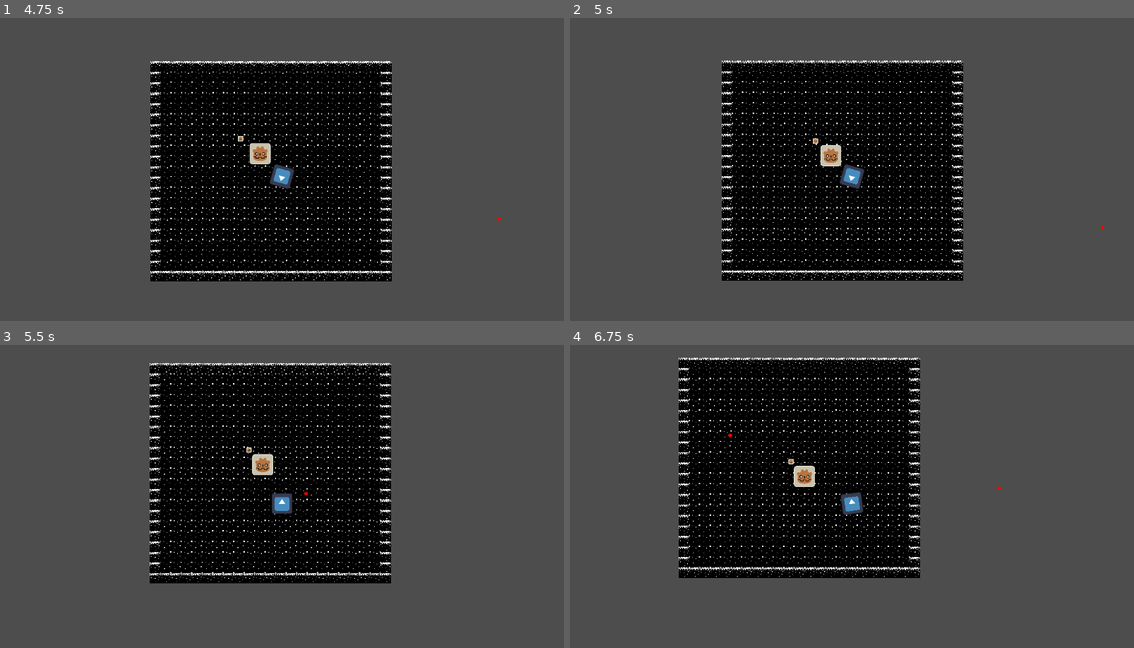
Above: before the commit, frames 1-4 (two rows, left to right).
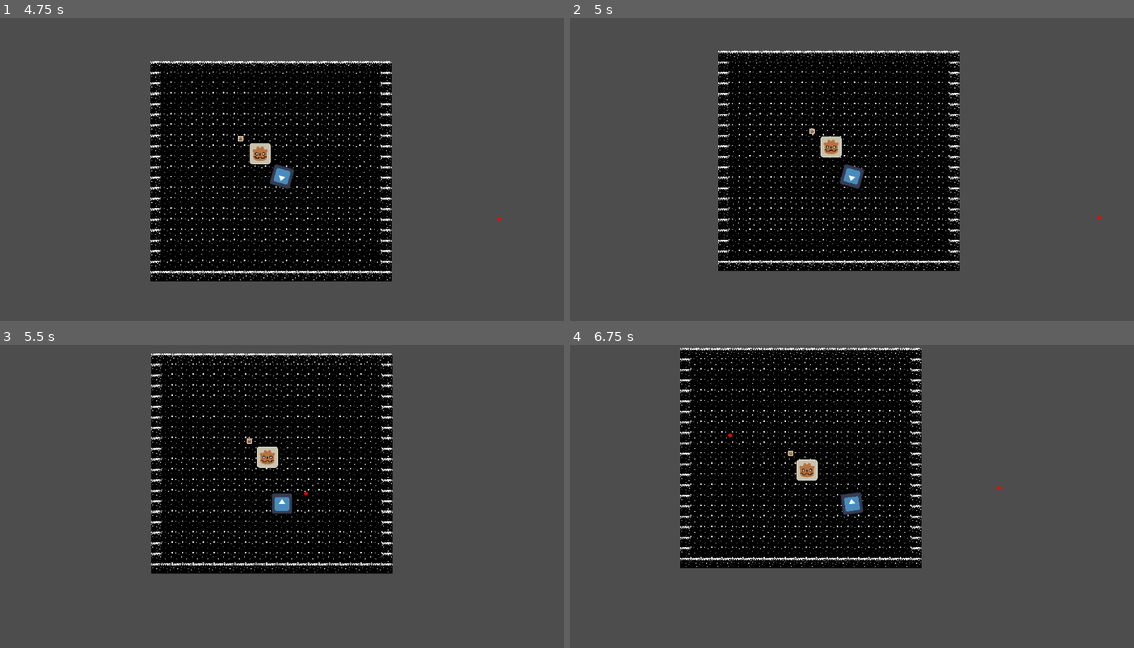
Above: after the commit, the same moments.

Repository: bluebanana21/Hemogoblin
Game: Godot game, scene res://scenes/main_world.tscn
Same seed, same stepped clock (60 frames per second), same inputs: the game is played once before the commit and once after it. The engine's default icon, where the game draws it, is replaced by a stand-in: a white triangle on a blue panel in a dark square.
Inputs (mouse positions are in pixels of both pictures, inside the frame that each line leads up to):
- Up to frame 1 (4.75 s): move the mouse to (406, 160) at 0.52 s; hold D (right) 0.53-1.28 s; hold Right mouse button (absorb_blood) 0.53-1.28 s; click (406, 160) at 0.8 s; move the mouse to (169, 193) at 1.27 s; hold S (down) 1.28-2.03 s; click (169, 193) at 1.35 s; tap Shift (get_info, bound only after the commit) at 1.55, 3.8, 4.35 s; move the mouse to (338, 105) at 2.02 s; hold D (right) 2.03-2.78 s; hold Shift (get_info, bound only after the commit) 2.03-2.78 s; right-click (338, 105) at 2.3 s; move the mouse to (253, 239) at 2.77 s; hold W (up) 2.78-3.53 s; right-click (253, 239) at 2.85 s; click (253, 239) at 3.05 s; move the mouse to (451, 224) at 3.52 s; press the mouse at (451, 224) at 3.53 s; hold A (left) from 3.53 s (still down); move the mouse to (112, 130) at 4.27 s; release the mouse at (112, 130) at 4.28 s; right-click (112, 130) at 4.55 s
- Up to frame 2 (5 s): keep holding A (left)
- Up to frame 3 (5.5 s): move the mouse to (310, 502) at 5.02 s; release A (left) at 5.03 s; hold S (down) from 5.03 s (still down); hold Right mouse button (absorb_blood) from 5.03 s (still down); click (310, 502) at 5.3 s
- Up to frame 4 (6.75 s): move the mouse to (767, 423) at 5.77 s; release S (down) at 5.78 s; release Right mouse button (absorb_blood) at 5.78 s; hold D (right) 5.78-6.53 s; click (767, 423) at 5.85 s; tap Shift (get_info, bound only after the commit) at 6.05 s; move the mouse to (976, 487) at 6.52 s; hold W (up) from 6.53 s (still down); hold Shift (get_info, bound only after the commit) from 6.53 s (still down)

Frame 1 is identical in both runs. In frame 2, 8.2% of the frame differs, in the area x 26-95%, y 10-87%; in frame 3, 8.1%; in frame 4, 8.0%.

Commit message:
enemy AI done

Diff:
--- a/project.godot
+++ b/project.godot
@@ -23,6 +23,9 @@
 [global_group]
 
 enemies=""
+"blood splatters"=""
+"blood detection"=""
+player=""
 
 [input]
 
@@ -56,6 +59,11 @@
 "events": [Object(InputEventMouseButton,"resource_local_to_scene":false,"resource_name":"","device":-1,"window_id":0,"a …(253 unchanged characters)…
 ]
 }
+get_info={
+"deadzone": 0.2,
+"events": [Object(InputEventKey,"resource_local_to_scene":false,"resource_name":"","device":-1,"window_id":0,"alt_pressed":false,"shift_pressed":false,"ctrl_pressed":false,"meta_pressed":false,"pressed":false,"keycode":0,"physical_keycode":4194325,"key_label":0,"unicode":0,"location":0,"echo":false,"script":null)
+]
+}
 
 [rendering]
 
--- a/scenes/blood_splatter.tscn
+++ b/scenes/blood_splatter.tscn
@@ -1,6 +1,17 @@
-[gd_scene load_steps=2 format=3 uid="uid://dgaiwp1faqdv6"]
+[gd_scene load_steps=4 format=3 uid="uid://dgaiwp1faqdv6"]
 
 [ext_resource type="Texture2D" uid="uid://2pq8f2t52fif" path="res://assets/art/blood_splatter.png" id="1_4ixp3"]
+[ext_resource type="Script" uid="uid://bk7yra4ux8aua" path="res://scripts/blood_splatter.gd" id="2_jhjh3"]
 
-[node name="BloodSplatter" type="Sprite2D"]
+[sub_resource type="CircleShape2D" id="CircleShape2D_jhjh3"]
+radius = 15.0
+
+[node name="BloodSplatter" type="Area2D" groups=["blood splatters"]]
+collision_layer = 4
+script = ExtResource("2_jhjh3")
+
+[node name="CollisionShape2D" type="CollisionShape2D" parent="."]
+shape = SubResource("CircleShape2D_jhjh3")
+
+[node name="Sprite2D" type="Sprite2D" parent="."]
 texture = ExtResource("1_4ixp3")
--- a/scenes/bullet.tscn
+++ b/scenes/bullet.tscn
@@ -7,12 +7,8 @@
 radius = 3.0
 
 [node name="Bullet" type="Area2D"]
-collision_layer = 0
-collision_mask = 2
+collision_mask = 3
 script = ExtResource("1_y25gk")
-
-[node name="CollisionShape2D" type="CollisionShape2D" parent="."]
-shape = SubResource("CircleShape2D_mkf8s")
 
 [node name="Sprite2D" type="Sprite2D" parent="."]
 texture = ExtResource("1_mkf8s")
@@ -22,5 +18,8 @@
 one_shot = true
 autostart = true
 
+[node name="CollisionShape2D" type="CollisionShape2D" parent="."]
+shape = SubResource("CircleShape2D_mkf8s")
+
 [connection signal="body_entered" from="." to="." method="_on_body_entered"]
 [connection signal="timeout" from="Timer" to="." method="_on_timer_timeout"]
--- a/scenes/gobiln.tscn
+++ b/scenes/gobiln.tscn
@@ -1,21 +1,30 @@
-[gd_scene load_steps=4 format=3 uid="uid://drgdshp1h64v"]
+[gd_scene load_steps=5 format=3 uid="uid://drgdshp1h64v"]
 
 [ext_resource type="Script" uid="uid://bdefipaqxyio3" path="res://scripts/gobiln.gd" id="1_g7g7t"]
 [ext_resource type="Texture2D" uid="uid://bodvi34m573d1" path="res://goblin_icon.png" id="2_4hyj7"]
 
+[sub_resource type="RectangleShape2D" id="RectangleShape2D_g7g7t"]
+size = Vector2(96, 104)
+
 [sub_resource type="RectangleShape2D" id="RectangleShape2D_7i380"]
-size = Vector2(138, 138)
+size = Vector2(120, 120)
 
 [node name="Gobiln" type="CharacterBody2D" groups=["enemies"]]
 scale = Vector2(0.25, 0.25)
-collision_layer = 3
+collision_layer = 2
 script = ExtResource("1_g7g7t")
 speed = 800.0
+
+[node name="CollisionShape2D" type="CollisionShape2D" parent="."]
+shape = SubResource("RectangleShape2D_g7g7t")
 
 [node name="Sprite2D" type="Sprite2D" parent="."]
 texture = ExtResource("2_4hyj7")
 
-[node name="CollisionShape2D" type="CollisionShape2D" parent="."]
+[node name="Area2D" type="Area2D" parent="."]
+
+[node name="CollisionShape2D" type="CollisionShape2D" parent="Area2D"]
 shape = SubResource("RectangleShape2D_7i380")
 
 [connection signal="tree_exited" from="." to="." method="_on_tree_exited"]
+[connection signal="body_entered" from="Area2D" to="." method="_on_area_2d_body_entered"]
--- a/scenes/player.tscn
+++ b/scenes/player.tscn
@@ -1,12 +1,15 @@
-[gd_scene load_steps=4 format=3 uid="uid://csfc7y0slwx52"]
+[gd_scene load_steps=5 format=3 uid="uid://csfc7y0slwx52"]
 
-[ext_resource type="Script" uid="uid://b6ctcawyxsp40" path="res://scripts/character_body_2d.gd" id="1_g2els"]
+[ext_resource type="Script" uid="uid://b6ctcawyxsp40" path="res://scripts/player.gd" id="1_g2els"]
 [ext_resource type="Texture2D" uid="uid://bgnu81fgby0il" path="res://icon.svg" id="2_qhqgy"]
 
 [sub_resource type="RectangleShape2D" id="RectangleShape2D_dqkch"]
 size = Vector2(142, 142)
 
-[node name="Player" type="CharacterBody2D"]
+[sub_resource type="CircleShape2D" id="CircleShape2D_g2els"]
+radius = 1000.0
+
+[node name="Player" type="CharacterBody2D" groups=["player"]]
 scale = Vector2(0.25, 0.25)
 script = ExtResource("1_g2els")
 SPEED = 1000.0
@@ -19,3 +22,16 @@
 
 [node name="Camera2D" type="Camera2D" parent="."]
 zoom = Vector2(1.34, 1.34)
+
+[node name="BloodTimer" type="Timer" parent="."]
+one_shot = true
+
+[node name="BloodDetectionArea" type="Area2D" parent="." groups=["blood detection"]]
+collision_mask = 5
+
+[node name="CollisionShape2D" type="CollisionShape2D" parent="BloodDetectionArea"]
+shape = SubResource("CircleShape2D_g2els")
+
+[connection signal="timeout" from="BloodTimer" to="." method="_on_blood_timer_timeout"]
+[connection signal="area_entered" from="BloodDetectionArea" to="." method="_on_blood_detection_area_area_entered"]
+[connection signal="area_exited" from="BloodDetectionArea" to="." method="_on_blood_detection_area_area_exited"]
--- /dev/null
+++ b/scripts/blood_splatter.gd
@@ -0,0 +1,5 @@
+extends Area2D
+
+#func _on_area_entered(area: Area2D) -> void:
+	#if area.is_in_group("blood detection"):
+		#print("in bloooood ara")
--- a/scripts/character_body_2d.gd
+++ /dev/null
@@ -1,52 +0,0 @@
-extends CharacterBody2D
-
-
-@export var SPEED: float = 300.0
-
-var blood_ammo: int = 10
-var absorbed_blood:int = 0
-var bullet = preload("res://scenes/bullet.tscn")
-
-func _input(event: InputEvent) -> void:
-	if event.is_action_pressed("shoot") and blood_ammo > 0:
-		print("blood ammo: ", blood_ammo)
-		shoot()
-
-
-
-func _process(delta: float) -> void:
-	if Input.is_action_pressed("absorb_blood"):
-		absorbed_blood += 1 * delta
-
-	if Input.is_action_just_released("absorb_blood"):
-		absorbed_blood = 0
-
-	if  absorbed_blood > 0:
-		pass
-	print("absorbed blood for ", absorbed_blood, " seconds")
-
-
-
-func _physics_process(delta: float) -> void:
-	look_at(get_global_mouse_position())
-	# Get the input direction and handle the movement/deceleration.
-	# As good practice, you should replace UI actions with custom gameplay actions.
-	var direction := Input.get_vector("left", "right", "up", "down")
-
-	if direction:
-		velocity = direction * (SPEED * 5) * delta
-	else:
-		velocity.x = move_toward(velocity.x, 0, SPEED)
-		velocity.y = move_toward(velocity.y, 0, SPEED)
-
-	#print(velocity)
-	move_and_slide()
-
-
-func shoot():
-	print("shoot")
-	blood_ammo -= 1
-	var bullet_instance = bullet.instantiate()
-	bullet_instance.global_position = global_position
-	bullet_instance.direction = (get_global_mouse_position() - global_position).normalized()
-	$/root/MainWorld.add_child(bullet_instance)
--- a/scripts/gobiln.gd
+++ b/scripts/gobiln.gd
@@ -3,10 +3,11 @@
 @export var speed:float = 200.0
 @onready var player = get_node("/root/MainWorld/Player")
 
-
+@export var knockback_power: int = 1
 
 func _ready() -> void:
 	pass
+
 
 func _physics_process(delta: float) -> void:
 	var direction = global_position.direction_to(player.global_position)
@@ -16,3 +17,10 @@
 
 func _on_tree_exited() -> void:
 	print("enemy has died")
+
+
+func _on_area_2d_body_entered(body: Node2D) -> void:
+	if body.is_in_group("player"):
+		print("knockback player")
+		var knockback_direction = (body.global_position - global_position).normalized()
+		body.apply_knockback(knockback_direction, 150.0, 0.12)
--- /dev/null
+++ b/scripts/player.gd
@@ -0,0 +1,96 @@
+extends CharacterBody2D
+
+
+@export var SPEED: float = 300.0
+@onready var blood_timer: Timer = $BloodTimer
+@onready var player_collision: CollisionShape2D = $CollisionShape2D
+
+var bullet = preload("res://scenes/bullet.tscn")
+
+var knockback:Vector2 = Vector2.ZERO
+var knockback_timer:float = 0.2
+#var num_of_blood_splatters: Array[Node] = get_tree().get_nodes_in_group("blood splatters")
+var num_of_blood_splatters:int
+var health:int = 100
+var blood_ammo: int = 10
+
+var absorbed_blood_in_secs:float = 0.0
+
+var is_absorbing_blood:bool = false
+
+func _input(event: InputEvent) -> void:
+	if event.is_action_pressed("shoot") and blood_ammo > 0:
+		print("blood ammo: ", blood_ammo)
+		shoot()
+
+	if Input.is_action_pressed("absorb_blood") and num_of_blood_splatters > 0:
+		is_absorbing_blood = true
+		absorbed_blood_in_secs = 0.0
+		blood_timer.start()
+
+	elif Input.is_action_just_released("absorb_blood"):
+		is_absorbing_blood = false
+		print("absorbed blood for ", absorbed_blood_in_secs, " secs")
+		print("time left ", blood_timer.time_left)
+
+	if event.is_action_pressed("get_info"):
+		print("number of blood splatters ", num_of_blood_splatters)
+
+
+func _process(delta: float) -> void:
+	if is_absorbing_blood:
+		blood_timer.wait_time + 1.0
+
+
+func _physics_process(delta: float) -> void:
+	if is_absorbing_blood:
+		return
+
+	look_at(get_global_mouse_position())
+	# Get the input direction and handle the movement/deceleration.
+	# As good practice, you should replace UI actions with custom gameplay actions.
+	var direction := Input.get_vector("left", "right", "up", "down")
+
+	if direction:
+		velocity = direction * (SPEED * 5) * delta
+	else:
+		velocity.x = move_toward(velocity.x, 0, SPEED)
+		velocity.y = move_toward(velocity.y, 0, SPEED)
+
+	if knockback_timer > 0.0:
+		velocity = knockback
+		knockback_timer -= delta
+		if knockback_timer <= 0.0:
+			knockback = Vector2.ZERO
+
+
+	move_and_slide()
+
+
+func shoot():
+	print("shoot")
+	blood_ammo -= 1
+	var bullet_instance = bullet.instantiate()
+	bullet_instance.global_position = global_position
+	bullet_instance.direction = (get_global_mouse_position() - global_position).normalized()
+	$/root/MainWorld.add_child(bullet_instance)
+
+
+func apply_knockback(direction:Vector2, force:float, knockback_duration: float)->void:
+	knockback = direction * force
+	knockback_timer = knockback_duration
+
+
+func _on_blood_timer_timeout() -> void:
+	absorbed_blood_in_secs += 1.0
+
+
+func _on_blood_detection_area_area_entered(area: Area2D) -> void:
+	if area.is_in_group("blood splatters"):
+		print("blooooooooood")
+		num_of_blood_splatters += 1
+
+
+func _on_blood_detection_area_area_exited(area: Area2D) -> void:
+	if area.is_in_group("blood splatters"):
+		num_of_blood_splatters -= 1
Not shown, added: scripts/blood_splatter.gd.uid
Renamed: scripts/character_body_2d.gd.uid -> scripts/player.gd.uid
